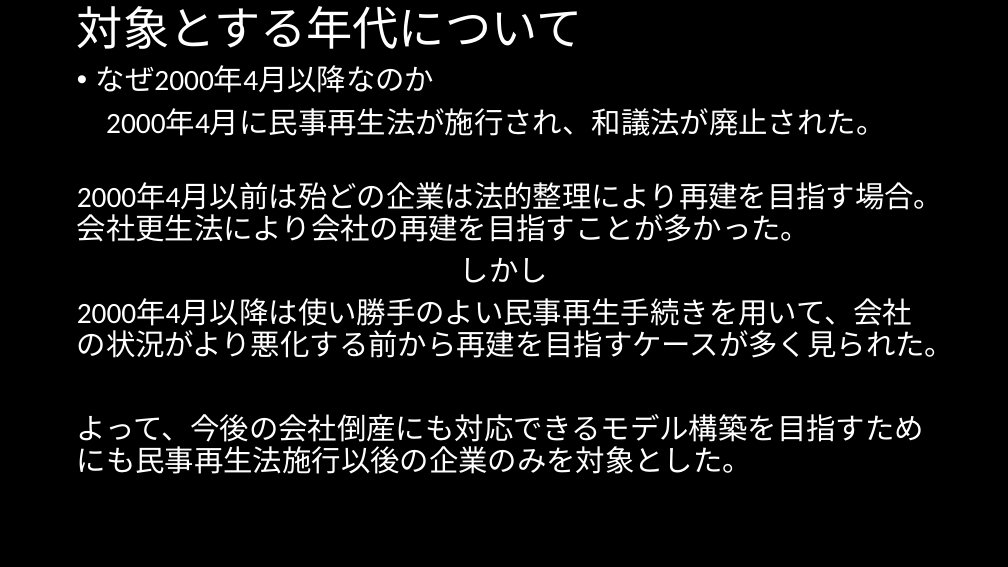
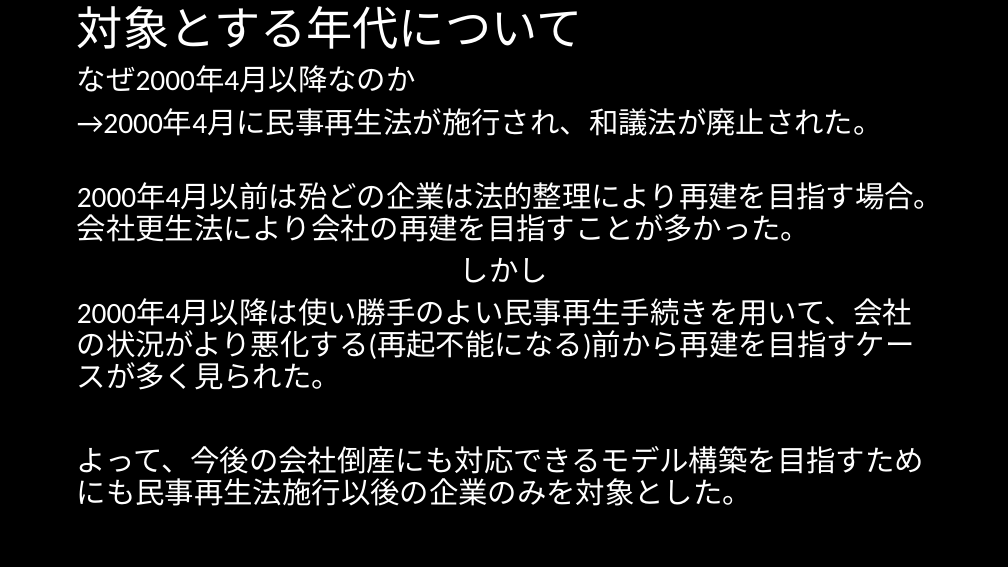
Before and after one commit to MAGA-Phantom/OperationSotsuron, a slide deck: slide 26 of 倒産の研究(仮).pptx (slide 18 before the commit). Drawn at 1008x567 pixels with LibreOffice and Linux fonts; fonts in the diff are those of the drawing. Boxes give left, top, right and bottom in pixels: in the first picture for what was removed or moved away, otherwise in the second. Text is boxed around its words. In the diff, an @@ line names an element or a change of style, - is before the commit and + after.

```diff
--- a/倒産の研究(仮).pptx
+++ b/倒産の研究(仮).pptx
@@ text at (77, 65, 416, 93): bullet • to none @@
@@ text at (77, 108, 883, 136): text changed @@
-2000年4月に民事再生法が施行され、和議法が廃止された。
+→2000年4月に民事再生法が施行され、和議法が廃止された。
@@ text at (77, 299, 915, 390): text changed @@
-2000年4月以降は使い勝手のよい民事再生手続きを用いて、会社の状況がより悪化する前から再建を目指すケースが多く見られた。
+2000年4月以降は使い勝手のよい民事再生手続きを用いて、会社の状況がより悪化する(再起不能になる)前から再建を目指すケースが多く見られた。
```
Also in this commit, not shown: 5 other slides changed, 10 slides added, 1 other file.
